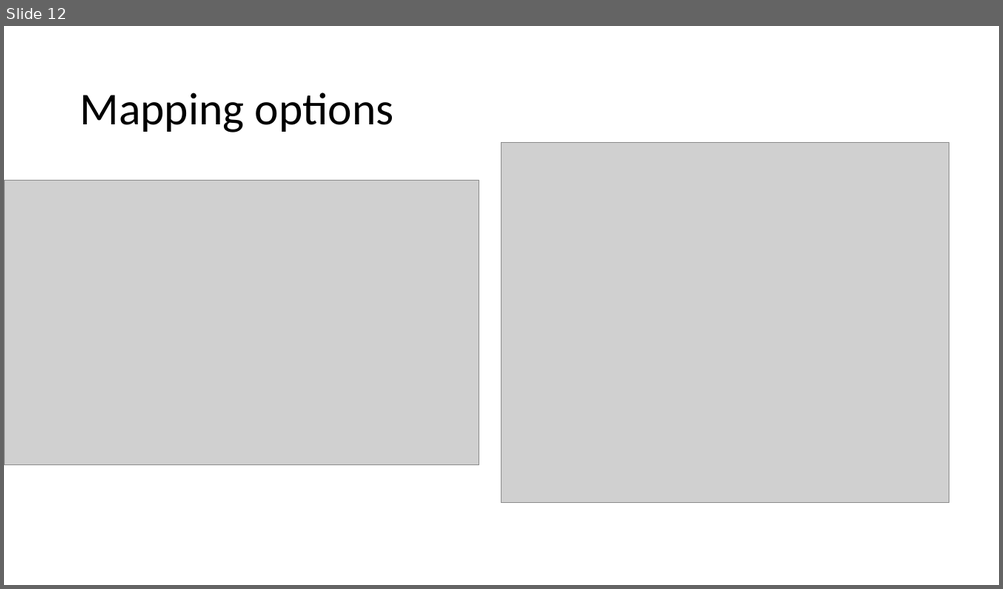
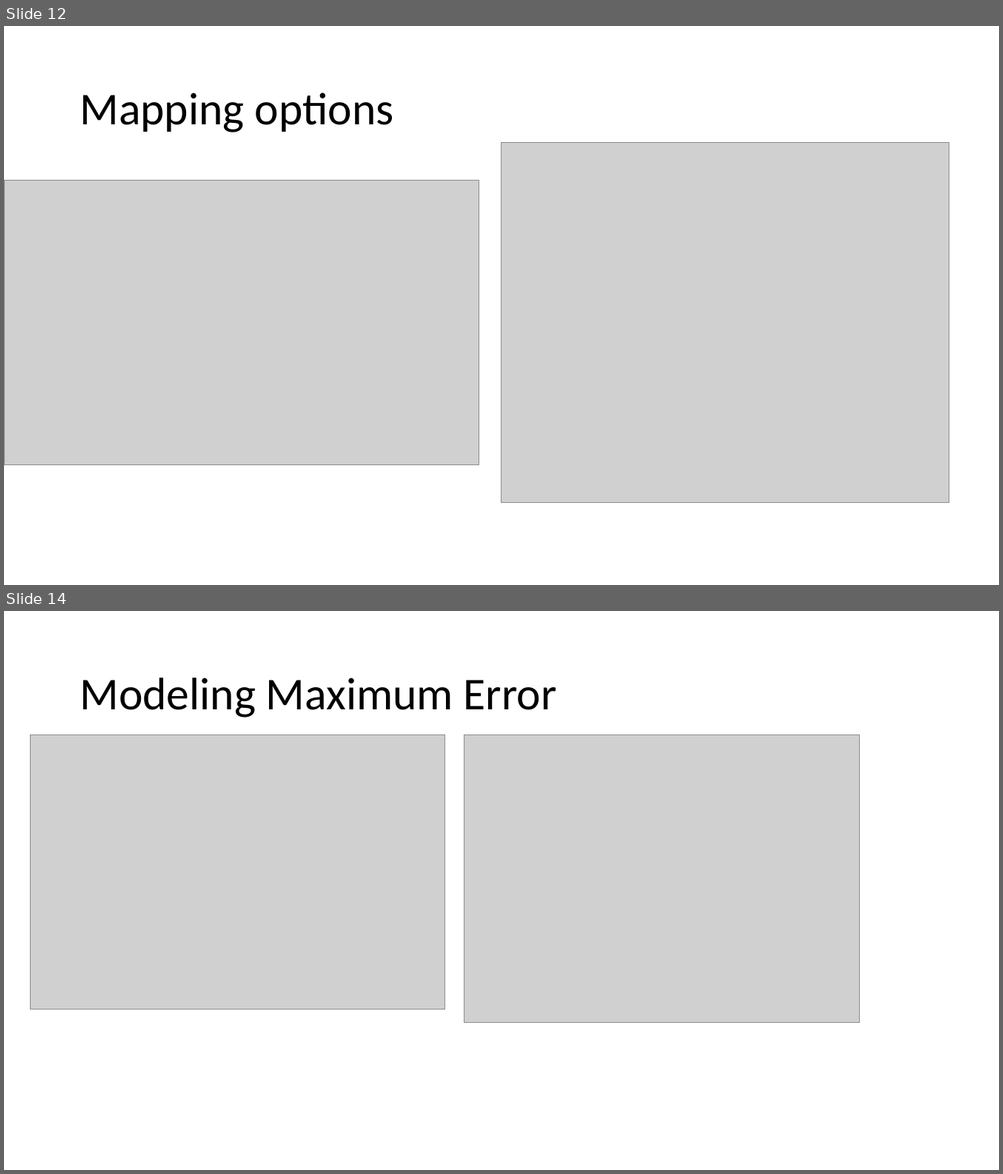
Before and after one commit to Hedgehog612/Capstone_Project_1, a slide deck: data_storytelling.pptx. Shown one above the other, each under a label of ours: slide 12 before the commit, slides 12 and 14 after it; the slides between them are not shown. The pictures are 1003x589 and 1003x1174 pixels, drawn with LibreOffice and Linux fonts; fonts in the diff are those of the drawing; grey boxes stand for pictures. Boxes give left, top, right and bottom in pixels: in the first picture for what was removed or moved away, otherwise in the second. Text is boxed around its words. In the diff, an @@ line names an element or a change of style, - is before the commit and + after.

```diff
--- a/data_storytelling.pptx
+++ b/data_storytelling.pptx
@@ slide 14 added at (4, 611, 999, 1170), background #FFFFFF @@
@@ title added at (79, 678, 557, 718), 44 pt, text #000000 @@
+Modeling Maximum Error
@@ picture added at (30, 735, 445, 1009) @@
@@ picture added at (464, 735, 859, 1023) @@
```
Also in this commit, not shown: 4 other slides added.
